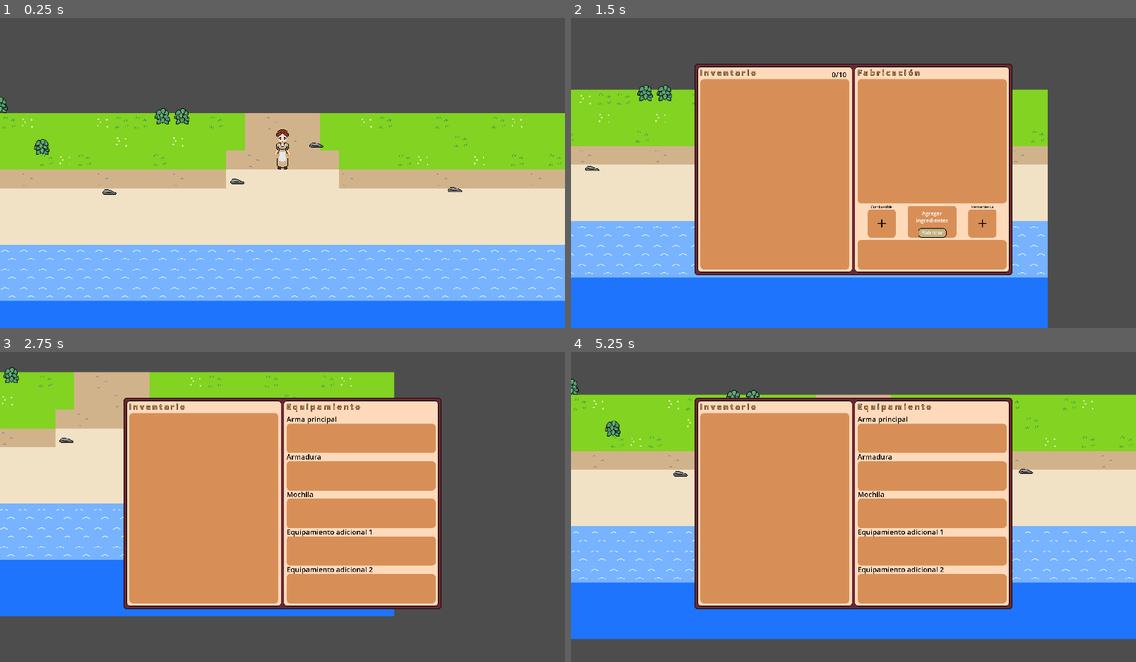
Above: before the commit, frames 1-4 (two rows, left to right).
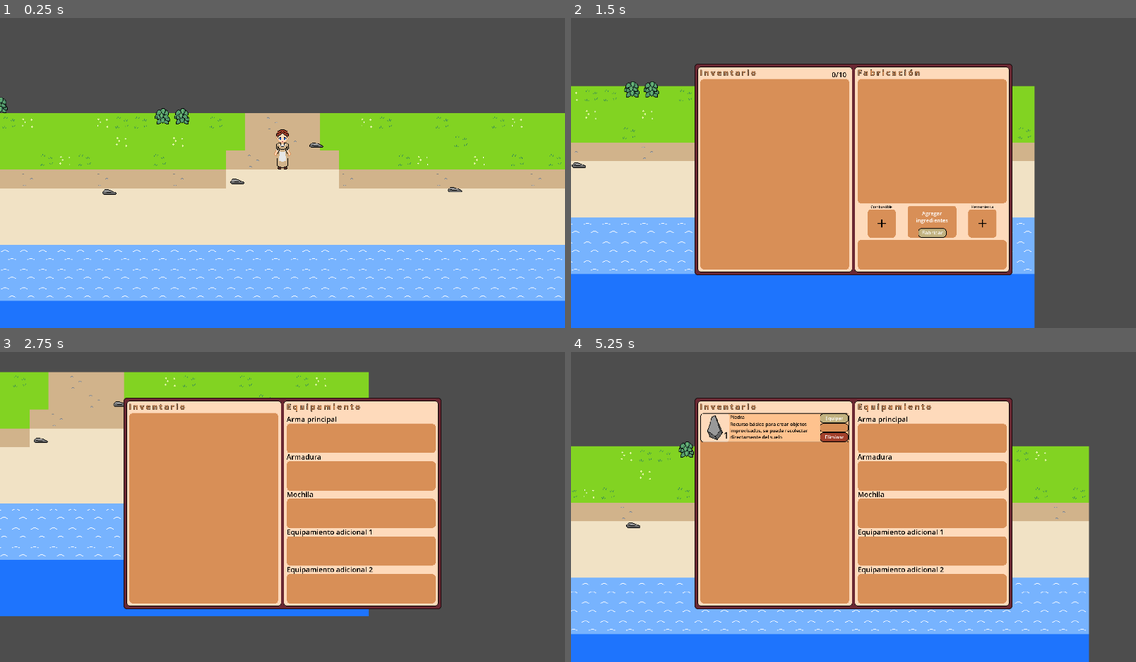
Above: after the commit, the same moments.

Repository: MarcosGomez66/isla_solitaria
Game: Godot game, scene res://main/testscene.tscn
The game is run twice, just before and just after one commit, with the same random seed, the same clock (stepped at 60 frames per second) and the same inputs.
Inputs:
- Up to frame 1 (0.25 s): no input
- Up to frame 2 (1.5 s): tap Enter at 0.5 s; hold D (move_right) 0.53-1.28 s; tap F (interact) at 0.6 s; hold S (move_down) from 1.28 s (still down); tap R (open_craft) at 1.35 s
- Up to frame 3 (2.75 s): release S (move_down) at 2.03 s; hold D (move_right) from 2.03 s (still down); hold E (open_equipment) from 2.03 s (still down)
- Up to frame 4 (5.25 s): release D (move_right) at 2.78 s; release E (open_equipment) at 2.78 s; hold W (move_up) 2.78-3.53 s; tap F (interact) at 2.85, 5.1 s; hold R (open_craft) 3.53-4.28 s; hold A (move_left) 3.53-5.03 s; tap E (open_equipment) at 4.35 s; hold S (move_down) from 5.03 s (still down)

The runs differ from the first frame. In frame 1, 0.1% of the frame differs, in the area x 6-9%, y 39-45%; in frame 2, 4.8%; in frame 3, 2.5%; in frame 4, 47%, in the area x 0-100%, y 8-100%.

Commit message:
agregar el popup_manager para gestionar los mensajes emergentes

Diff:
--- a/main/main.gd
+++ b/main/main.gd
@@ -5,7 +5,7 @@
 @onready var equipment_ui = $CanvasLayer/EquipmentUI
 
 func _ready() -> void:
-	PopupManager.container = $CanvasLayer
+	PopupManager.container = $World
 
 func _input(event):
 	if event.is_action_pressed("open_craft"):
--- a/main/testscene.tscn
+++ b/main/testscene.tscn
@@ -1,7 +1,6 @@
-[gd_scene load_steps=5 format=3 uid="uid://c7pneorgswetf"]
+[gd_scene load_steps=4 format=3 uid="uid://c7pneorgswetf"]
 
 [ext_resource type="Script" uid="uid://dlvf607qkhnrx" path="res://main/main.gd" id="1_dircn"]
-[ext_resource type="PackedScene" uid="uid://rp0ehdok78n8" path="res://scenes/world_objects/bush.tscn" id="2_o2gk4"]
 [ext_resource type="PackedScene" uid="uid://c33qgcgsgi64e" path="res://scenes/ui-ux/inventory_craft.tscn" id="6_82lcv"]
 [ext_resource type="PackedScene" uid="uid://bglbt437gqsky" path="res://scenes/ui-ux/equipment_ui.tscn" id="7_cpevb"]
 
@@ -13,9 +12,6 @@
 [node name="YSort" type="Node2D" parent="World"]
 y_sort_enabled = true
 
-[node name="Bush" parent="World/YSort" instance=ExtResource("2_o2gk4")]
-position = Vector2(71, 71)
-
 [node name="CanvasLayer" type="CanvasLayer" parent="."]
 
 [node name="InventoryCraftUI" parent="CanvasLayer" instance=ExtResource("6_82lcv")]
--- a/player/player.gd
+++ b/player/player.gd
@@ -1,6 +1,6 @@
 extends CharacterBody2D
 
-@export var speed := 200
+@export var speed := 230
 @onready var sprite = $AnimatedSprite2D
 @onready var interact_area = $InteractArea
 
--- a/scripts/ui/popup_message.gd
+++ b/scripts/ui/popup_message.gd
@@ -3,11 +3,7 @@
 var float_speed := 30
 var lifetime := 1.5
 
-var add_message = LabelSettings.new()
-var delete_message = LabelSettings.new()
-
 func _ready() -> void:
-	define_label_settings()
 	modulate.a = 1.0
 	animate()
 
@@ -16,17 +12,3 @@
 	tween.tween_property(self, 'position:y', position.y - 50, lifetime)
 	tween.parallel().tween_property(self, 'modulate:a', 0.0, lifetime)
 	tween.tween_callback(queue_free)
-
-func define_label_settings():
-	#add
-	add_message.line_spacing = 0.0
-	add_message.font_size = 16
-	add_message.font_color = Color(254, 228, 179, 255)
-	add_message.outline_size = 3
-	add_message.outline_color = Color(0, 0, 0, 255)
-	#delete
-	delete_message.line_spacing = 0.0
-	delete_message.font_size = 16
-	delete_message.font_color = Color(254, 53, 33, 255)
-	delete_message.outline_size = 3
-	delete_message.outline_color = Color(0, 0, 0, 255)
--- a/scripts/ux/inventory_manager.gd
+++ b/scripts/ux/inventory_manager.gd
@@ -24,6 +24,7 @@
 		#var stack_found = false
 		for stack in _inventory:
 			if stack.item_data == data.item_data and stack.count < max_stack and data.item_data.stackable:
+				PopupManager.show_text(data.item_data.name+' +'+str(data.count), GameManager.player.global_position)
 				var space = max_stack - stack.count
 				var add = min(space, data.count)
 				stack.count += add
@@ -36,11 +37,10 @@
 			break
 		var new_amount = min(max_stack, data.count)
 		var stack = Stack.new()
+		PopupManager.show_text(data.item_data.name+' +'+str(data.count), GameManager.player.global_position)
 		stack.item_data = data.item_data
 		stack.count = new_amount
 		_inventory.append(stack)
-		#intento de mostrar el mensaje
-		#PopupManager.show_text(stack.item_data.name+' +1', Player.position)
 		data.count -= new_amount
 	inventory_changed.emit()
 
--- a/scripts/ux/popup_manager.gd
+++ b/scripts/ux/popup_manager.gd
@@ -3,9 +3,9 @@
 var popup_message: PackedScene = preload("res://scenes/ui-ux/popup_message.tscn")
 var container: Node
 
-func show_text(text: String, position: Vector2, color:= Color.WHITE):
+func show_text(text: String, position: Vector2, color:= Color(1.0, 0.89, 0.941, 1.0)):
 	var instance = popup_message.instantiate()
 	instance.text = text
 	instance.modulate = color
-	instance.position = position
+	instance.global_position = position
 	container.add_child(instance)
